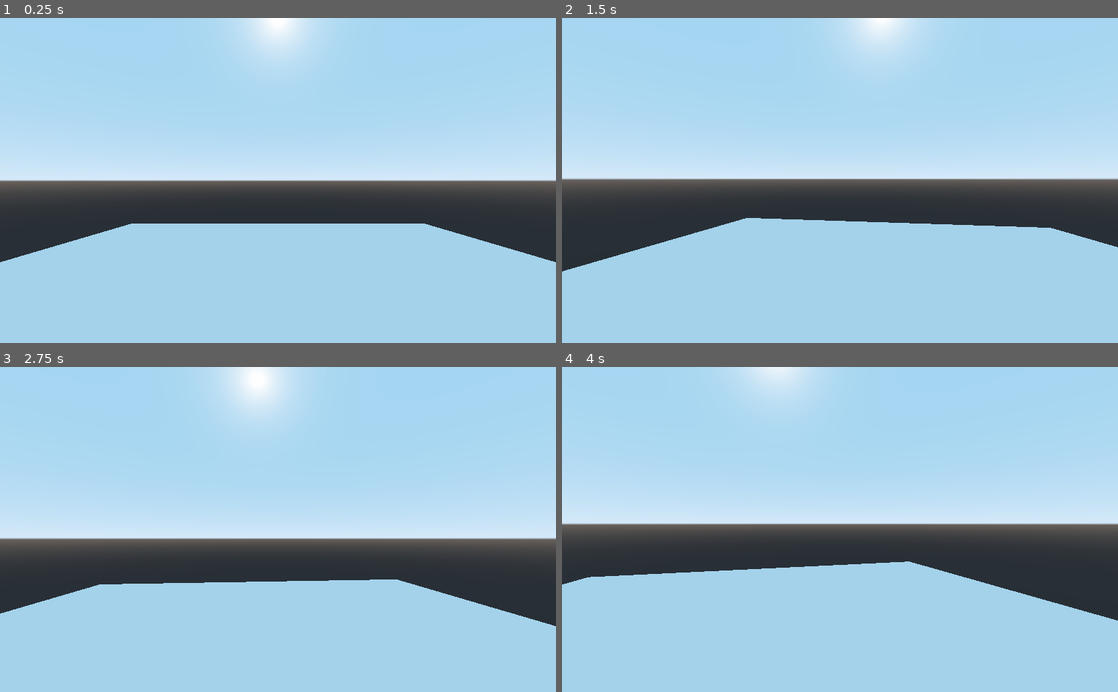
Above: before the commit, frames 1-4 (two rows, left to right).
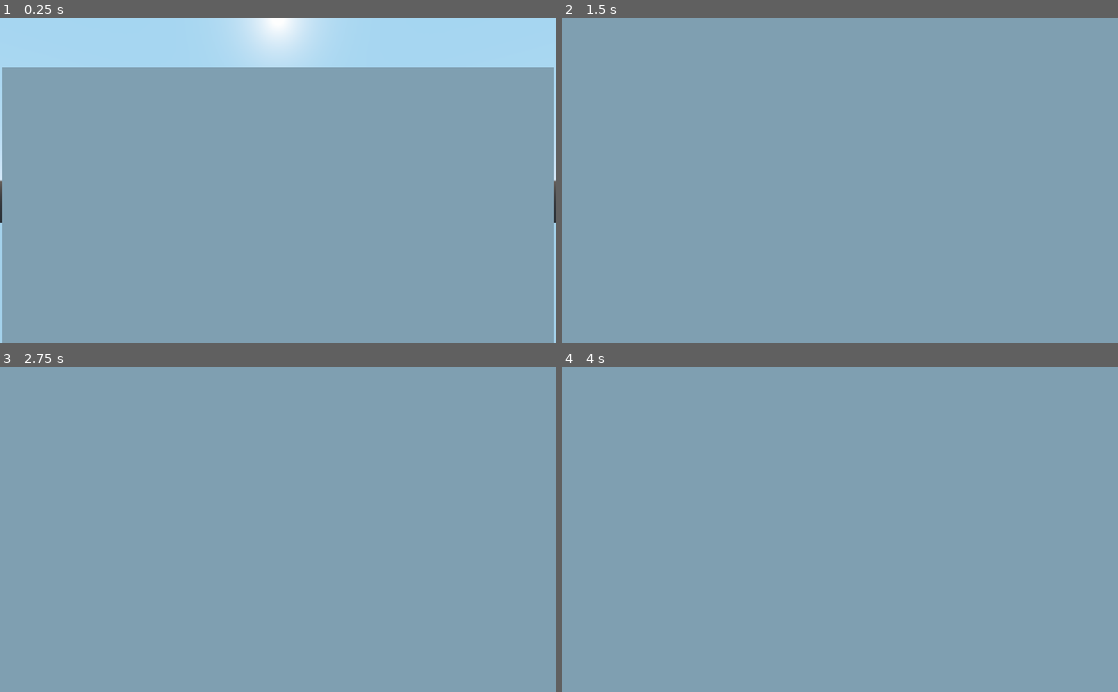
Above: after the commit, the same moments.

Repository: cedmundo/tutorial-fps
Game: Godot game, scene res://Main.tscn
Two runs of this game, one before a commit and one after it. Both use one fixed random seed, a clock stepped at 60 frames per second and the inputs below.
Inputs (mouse positions are in pixels of both pictures, inside the frame that each line leads up to):
- Up to frame 1 (0.25 s): no input
- Up to frame 2 (1.5 s): tap Enter at 0.5 s; move the mouse to (867, 180) at 0.52 s; hold W (forward, bound only after the commit) from 0.53 s (still down); tap Space at 1.25 s; move the mouse to (812, 180) at 1.27 s
- Up to frame 3 (2.75 s): keep holding W (forward, bound only after the commit); tap Enter at 2 s; move the mouse to (289, 523) at 2.02 s
- Up to frame 4 (4 s): keep holding W (forward, bound only after the commit); tap Space at 2.75 s; move the mouse to (834, 536) at 2.77 s; tap Enter at 3.5 s; move the mouse to (878, 532) at 3.52 s

The runs differ from the first frame. In frame 1, 84% of the frame differs, in the area x 0-100%, y 15-100%; in frame 2, 100%, in the area x 0-100%, y 0-100%; in frame 3, 100%; in frame 4, 100%.

Commit message:
Add movement with keyboard (WASD)

Diff:
--- a/Main.tscn
+++ b/Main.tscn
@@ -1,20 +1,43 @@
-[gd_scene load_steps=2 format=2]
+[gd_scene load_steps=4 format=2]
 
 [ext_resource path="res://Player.gd" type="Script" id=1]
+
+[sub_resource type="CapsuleShape" id=1]
+height = 1.7
+
+[sub_resource type="CapsuleMesh" id=2]
+mid_height = 1.7
 
 [node name="Main" type="Spatial"]
 
 [node name="Map" type="CSGCombiner" parent="."]
+use_collision = true
 
 [node name="Floor" type="CSGBox" parent="Map"]
-width = 10.0
+width = 40.0
 height = 0.1
-depth = 10.0
+depth = 40.0
 
-[node name="Player" type="Spatial" parent="."]
-transform = Transform( 1, 0, 0, 0, 1, 0, 0, 0, 1, 0, 1.52212, 2.9848 )
+[node name="Wall" type="CSGBox" parent="Map"]
+transform = Transform( 1, 0, 0, 0, 1, 0, 0, 0, 1, 0, 2.56989, -1.21587 )
+width = 9.55844
+height = 5.04764
+depth = 0.349742
+
+[node name="Player" type="KinematicBody" parent="."]
+transform = Transform( 1, 0, 0, 0, 1, 0, 0, 0, 1, 0, 1.9201, 2.9848 )
 script = ExtResource( 1 )
 vertical_sensibility = 0.2
 horizontal_sensibility = 0.2
 
 [node name="Camera" type="Camera" parent="Player"]
+transform = Transform( 1, 0, 0, 0, 1, 0, 0, 0, 1, 0, 1.20406, 0 )
+
+[node name="CollisionShape" type="CollisionShape" parent="Player"]
+transform = Transform( 1, 0, 0, 0, -4.37114e-08, -1, 0, 1, -4.37114e-08, 0, 0, 0 )
+shape = SubResource( 1 )
+
+[node name="MeshInstance" type="MeshInstance" parent="Player"]
+transform = Transform( 1, 0, 0, 0, -4.37114e-08, -1, 0, 1, -4.37114e-08, 0, 0, 0 )
+mesh = SubResource( 2 )
+material/0 = null
--- a/Player.gd
+++ b/Player.gd
@@ -1,8 +1,11 @@
-extends Spatial
+extends KinematicBody
 
 export(float) var vertical_sensibility = 0.1
 export(float) var horizontal_sensibility = 0.1
 export(float) var vertical_rotation_limit = 89
+export(float) var walking_speed = 10
+
+var velocity = Vector3.ZERO
 
 onready var camera = $Camera
 
@@ -18,3 +21,23 @@
 
 	if event.is_action_pressed("ui_cancel"):
 		Input.set_mouse_mode(Input.MOUSE_MODE_VISIBLE)
+
+
+func _physics_process(_delta):
+	var input_strength : Vector2 = Vector2.ZERO
+	input_strength.x = (
+		Input.get_action_strength("right") -
+		Input.get_action_strength("left")
+	)
+	input_strength.y = (
+		Input.get_action_strength("forward") -
+		Input.get_action_strength("backward")
+	)
+
+	var direction : Vector3 = Vector3.ZERO
+	direction += global_transform.basis.x * input_strength.x
+	direction += -global_transform.basis.z * input_strength.y
+	direction = direction.normalized()
+
+	velocity = direction * walking_speed
+	velocity = move_and_slide(velocity, Vector3.UP)
--- a/project.godot
+++ b/project.godot
@@ -14,6 +14,29 @@
 run/main_scene="res://Main.tscn"
 config/icon="res://icon.png"
 
+[input]
+
+forward={
+"deadzone": 0.5,
+"events": [ Object(InputEventKey,"resource_local_to_scene":false,"resource_name":"","device":0,"alt":false,"shift":false,"control":false,"meta":false,"command":false,"pressed":false,"scancode":87,"unicode":0,"echo":false,"script":null)
+ ]
+}
+backward={
+"deadzone": 0.5,
+"events": [ Object(InputEventKey,"resource_local_to_scene":false,"resource_name":"","device":0,"alt":false,"shift":false,"control":false,"meta":false,"command":false,"pressed":false,"scancode":83,"unicode":0,"echo":false,"script":null)
+ ]
+}
+left={
+"deadzone": 0.5,
+"events": [ Object(InputEventKey,"resource_local_to_scene":false,"resource_name":"","device":0,"alt":false,"shift":false,"control":false,"meta":false,"command":false,"pressed":false,"scancode":65,"unicode":0,"echo":false,"script":null)
+ ]
+}
+right={
+"deadzone": 0.5,
+"events": [ Object(InputEventKey,"resource_local_to_scene":false,"resource_name":"","device":0,"alt":false,"shift":false,"control":false,"meta":false,"command":false,"pressed":false,"scancode":68,"unicode":0,"echo":false,"script":null)
+ ]
+}
+
 [physics]
 
 common/enable_pause_aware_picking=true
